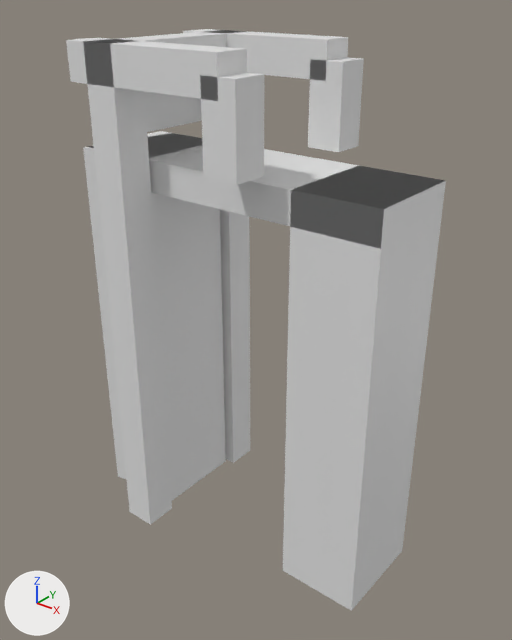
An edit to the glTF model models/brakel/brakel-brug-63ec0f14/brakel-brug-63ec0f14.glb, drawn before and after from the same camera.
The view is the same before and after, from a 50 mm lens placed at (10.69, -13.13, 4.63), pointed at (0.17, 0.02, -3.53). Every picture has the same lights, and +X, +Y and +Z are marked at lower left. The first picture is the older version.

In view in the first picture: 'building:balans', 'building:balans 2', 'building:contragewicht', 'building:hamei', 'building:hamei 2', 'building:hangstang', 'building:hangstang 2', 'building:portaal', 'road:dek', 'road:landhoofd (aangenomen)', 'road:landhoofd (aangenomen) 2'.
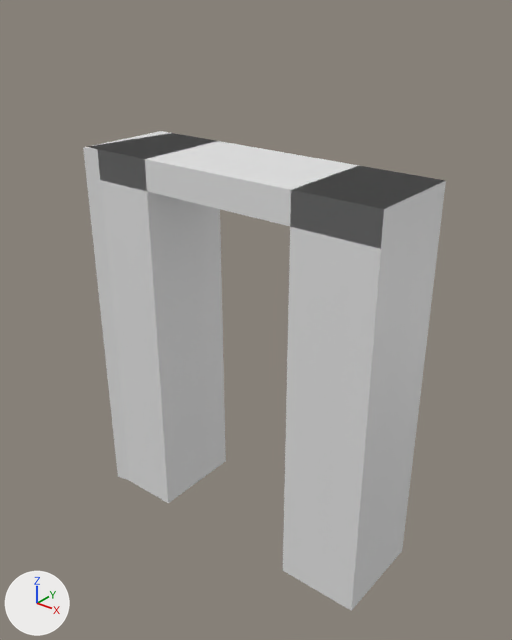
What differs and where, as boxes [x1, y1, x2, y2] in the pictures (512 x 640 px):
'building:hamei 2', deleted
    before: [83, 40, 172, 525]
'building:balans 2', deleted
    before: [66, 38, 247, 101]
'building:hamei', deleted
    before: [216, 30, 250, 463]
'building:hangstang 2', deleted
    before: [200, 73, 264, 185]
'building:hangstang', deleted
    before: [308, 57, 364, 152]
'building:balans', deleted
    before: [183, 29, 348, 81]
'building:contragewicht', deleted
    before: [145, 92, 202, 132]
'building:portaal', deleted
    before: [104, 31, 237, 47]

What the commit changed:
Object 'building:hamei' (ob_building_hamei) is deleted.
Object 'building:hamei 2' (ob_building_hamei_2) is deleted.
Object 'building:portaal' (ob_building_portaal) is deleted.
Object 'building:balans' (ob_building_balans) is deleted.
Object 'building:hangstang' (ob_building_hangstang) is deleted.
Object 'building:balans 2' (ob_building_balans_2) is deleted.
Object 'building:hangstang 2' (ob_building_hangstang_2) is deleted.
Object 'building:contragewicht' (ob_building_contragewicht) is deleted.
